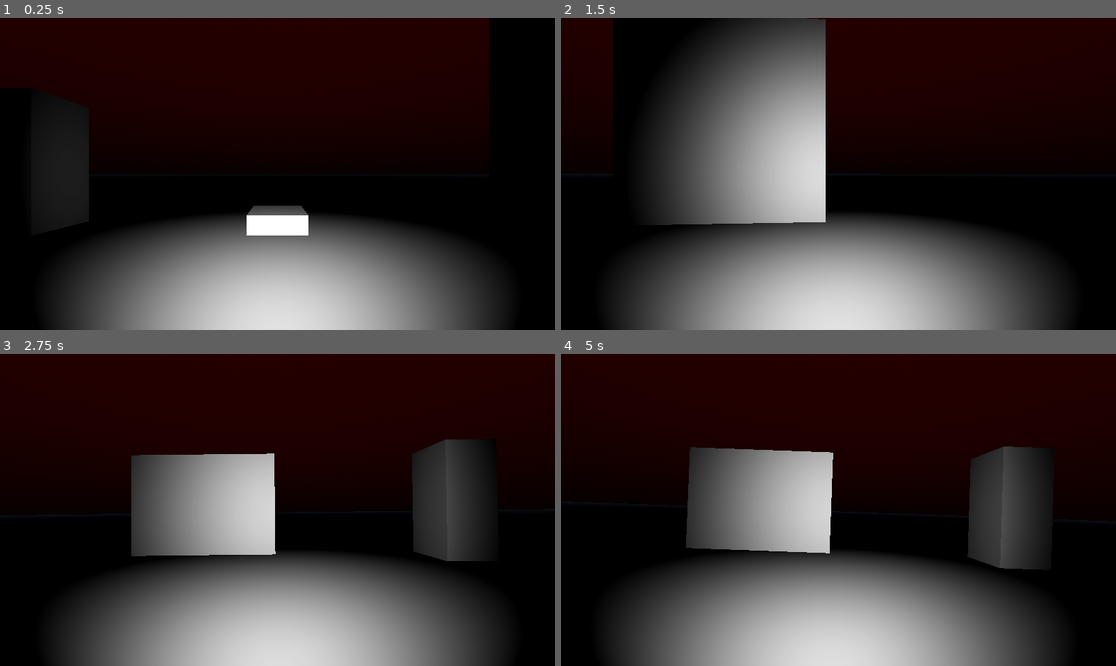
Above: before the commit, frames 1-4 (two rows, left to right).
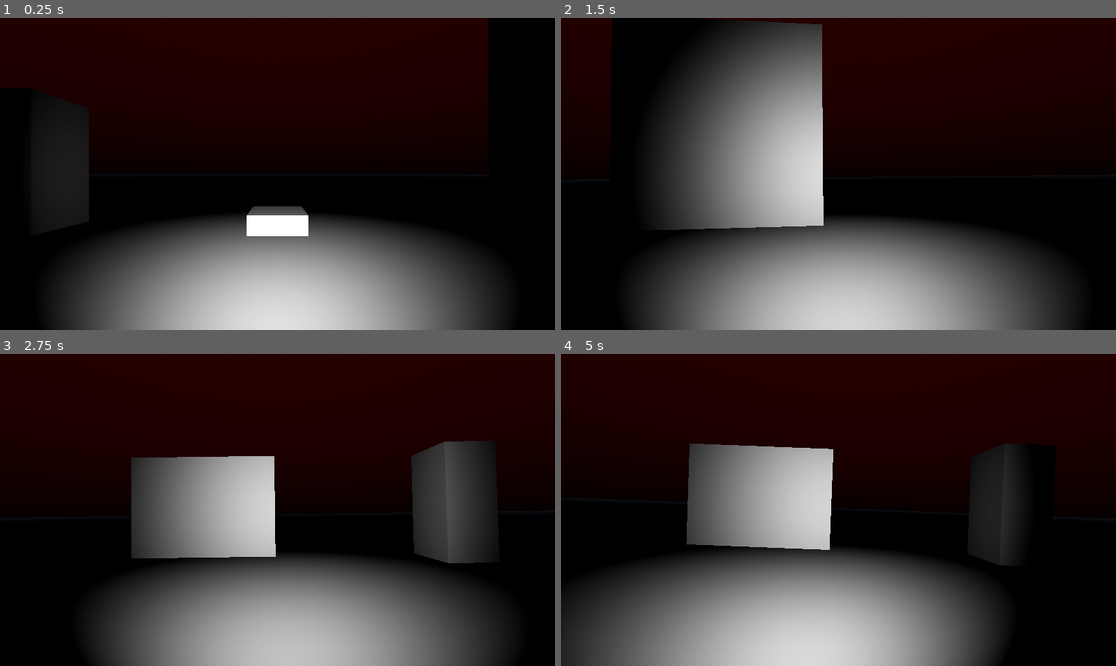
Above: after the commit, the same moments.

Repository: sinismylastname/White-Noise
Game: Godot game, scene res://main_game.tscn
Same seed, same stepped clock (60 frames per second), same inputs: the game is played once before the commit and once after it.
Inputs (mouse positions are in pixels of both pictures, inside the frame that each line leads up to):
- Up to frame 1 (0.25 s): no input
- Up to frame 2 (1.5 s): tap Enter at 0.5 s; move the mouse to (960, 158) at 0.52 s; hold Right 0.53-1.28 s; tap A (Look Left) at 0.6 s; move the mouse to (727, 189) at 1.27 s; hold S (Move Backward) from 1.28 s (still down); tap D (Look Right) at 1.35 s
- Up to frame 3 (2.75 s): tap Space at 2 s; move the mouse to (333, 441) at 2.02 s; release S (Move Backward) at 2.03 s; hold Right from 2.03 s (still down); tap Alt at 2.1 s
- Up to frame 4 (5 s): move the mouse to (810, 572) at 2.77 s; release Right at 2.78 s; hold W (Move Forward) 2.78-3.53 s; tap Shift at 2.85 s; move the mouse to (1005, 556) at 3.52 s; hold Left from 3.53 s (still down); tap A (Look Left) at 3.6 s; tap Enter at 4.25 s; move the mouse to (672, 463) at 4.27 s; tap D (Look Right) at 4.35 s

The runs differ from the first frame. In frame 1, less than 0.1% of the frame differs, in the area x 5-89%, y 0-70%; in frame 2, 1.3%; in frame 3, 6.6%; in frame 4, 17%, in the area x 0-90%, y 28-100%.

Commit message:
idle camera bob

Diff:
--- a/scenes/player.gd
+++ b/scenes/player.gd
@@ -10,7 +10,9 @@
 var able_to_turn: bool = true
 var able_to_move:bool = true
 var current_angle: float
-
+var bob_speed: float = 1
+var bob_amplitude: float = 0.05
+var bob_timer: float
 
 func _init() -> void:
 	pass
@@ -41,7 +43,7 @@
 	if angle == 90 or angle == 270:
 		able_to_move = false
 		return
-	elif angle == 0 or angle == 360:
+	elif angle == 0 or angle == 180:
 		able_to_move = true
 
 	if not able_to_move:
@@ -73,14 +75,16 @@
 		camera.rotation_degrees.z = lerp(camera.rotation_degrees.z, -offset_x * 1.5, 0.05)
 		camera.rotation_degrees.x = lerp(camera.rotation_degrees.x, offset_y, 0.05)
 
+		flashlight.rotation_degrees.y = lerp(flashlight.rotation_degrees.y, -offset_x * 5, 0.05)
+		flashlight.rotation_degrees.x = lerp(flashlight.rotation_degrees.x, offset_y * 5, 0.05)
 
 	elif able_to_move:
 		camera.position.z = lerpf(camera.position.x, 0, 0.05)
 		camera.rotation_degrees.z = lerpf(camera.rotation_degrees.z, 0, 0.05)
 		camera.rotation_degrees.x = lerpf(camera.rotation_degrees.x, 0, 0.05)
 
-
-
+		flashlight.rotation_degrees.y = lerpf(flashlight.rotation_degrees.y, 0, 0.05)
+		flashlight.rotation_degrees.x = lerpf(camera.rotation_degrees.x, 0, 0.05)
 
 
 
@@ -90,6 +94,7 @@
 	elif abs(velocity.z) >= max_velocity_z:
 		velocity.z = max_velocity_z
 
+	idle_camera(delta)
 	handle_camera()
 	move_and_slide()
 
@@ -108,3 +113,8 @@
 	tween.tween_property(camera, "rotation_degrees:y", target_rotation_y, 0.4).set_trans(Tween.TRANS_EXPO).set_ease(Tween.EASE_IN_OUT)
 	await tween.finished
 	able_to_turn = true
+
+func idle_camera(delta) -> void:
+	bob_timer += delta * bob_speed
+	camera.rotation_degrees.x += (sin(bob_timer) * bob_amplitude)
+	pass
